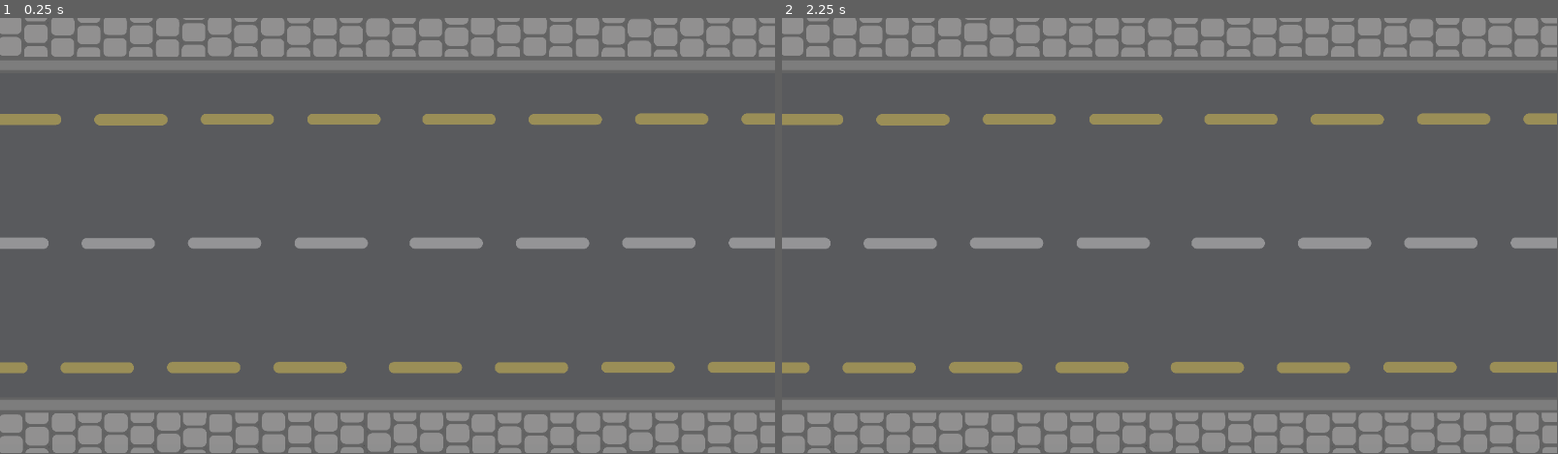
Above: before the commit, frames 1-2 (left to right).
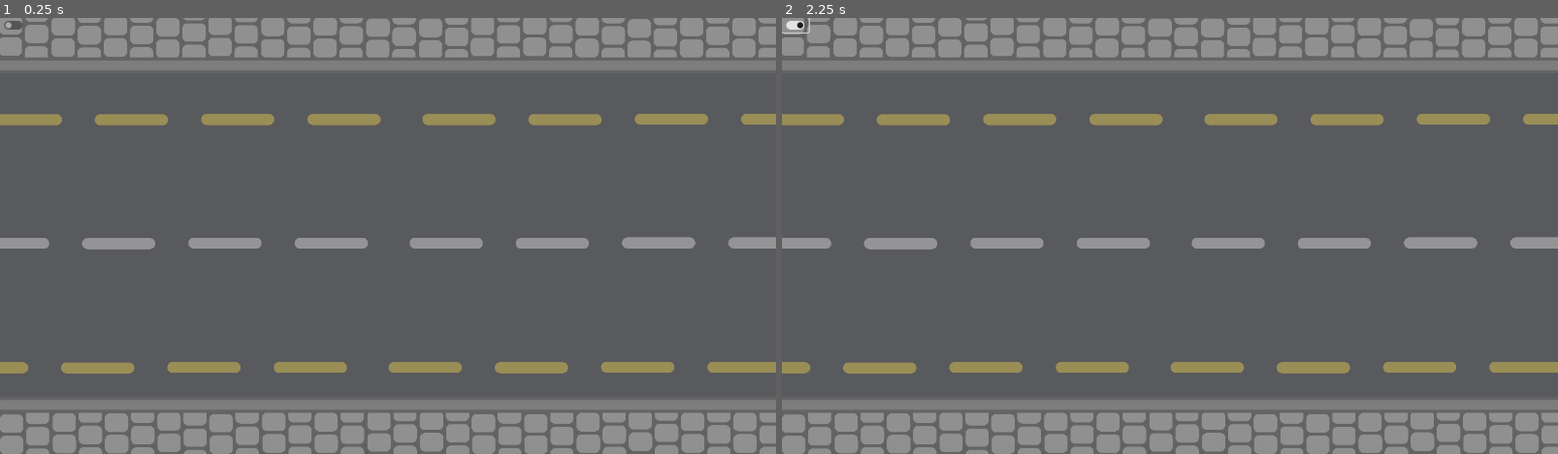
Above: after the commit, the same moments.

Repository: Oscar-Ryley/Charmed-Im-Sure
Game: Godot game, scene res://Godot/Scene.tscn
Same seed, same stepped clock (60 frames per second), same inputs: the game is played once before the commit and once after it.
Inputs (mouse positions are in pixels of both pictures, inside the frame that each line leads up to):
- Up to frame 1 (0.25 s): no input
- Up to frame 2 (2.25 s): click (797, 26) at 0.52 s; click (797, 26) at 1.27 s; click (797, 26) at 2.02 s
In our replay, the window is 799x449 before the commit and 800x450 after it. These sizes can differ from the game's own. Grey fills any space a smaller window leaves; there, only what the larger window draws over its background counts as a difference.

The runs differ from the first frame. In frame 1, 0.8% of the frame differs, in the area x 0-100%, y 0-100%; in frame 2, 0.9%.

Commit message:
Added Fullscreen Button
Fullscreen Button added without asset in the top right of the screen (possibly fine to have this button here without a texture)

Diff:
--- /dev/null
+++ b/Godot/FullScreen_Button.gd
@@ -0,0 +1,7 @@
+extends CheckButton
+
+func _on_toggled(button_pressed):
+	if button_pressed == true:
+		DisplayServer.window_set_mode(DisplayServer.WINDOW_MODE_FULLSCREEN)
+	else:
+		DisplayServer.window_set_mode(DisplayServer.WINDOW_MODE_WINDOWED)
--- a/Godot/Scene.tscn
+++ b/Godot/Scene.tscn
@@ -1,10 +1,18 @@
-[gd_scene load_steps=2 format=3 uid="uid://bi6rsmoj533g1"]
+[gd_scene load_steps=3 format=3 uid="uid://bi6rsmoj533g1"]
 
 [ext_resource type="Texture2D" uid="uid://b6qtfr0ygqhby" path="res://Assets/Background-road.png" id="1_h0b2w"]
+[ext_resource type="Script" path="res://Godot/FullScreen_Button.gd" id="2_32v0r"]
 
 [node name="Node2D" type="Node2D"]
 
 [node name="Background-road2" type="Sprite2D" parent="."]
-position = Vector2(572.014, 323.278)
-scale = Vector2(0.144957, 0.144957)
+position = Vector2(634.919, 358.522)
+scale = Vector2(0.160638, 0.160638)
 texture = ExtResource("1_h0b2w")
+
+[node name="CheckButton" type="CheckButton" parent="."]
+offset_right = 44.0
+offset_bottom = 24.0
+script = ExtResource("2_32v0r")
+
+[connection signal="toggled" from="CheckButton" to="CheckButton" method="_on_toggled"]
--- a/project.godot
+++ b/project.godot
@@ -15,6 +15,12 @@
 config/features=PackedStringArray("4.1", "GL Compatibility")
 config/icon="res://Godot/icon.svg"
 
+[display]
+
+window/size/viewport_width=1280
+window/size/viewport_height=720
+window/stretch/mode="viewport"
+
 [rendering]
 
 renderer/rendering_method="gl_compatibility"
